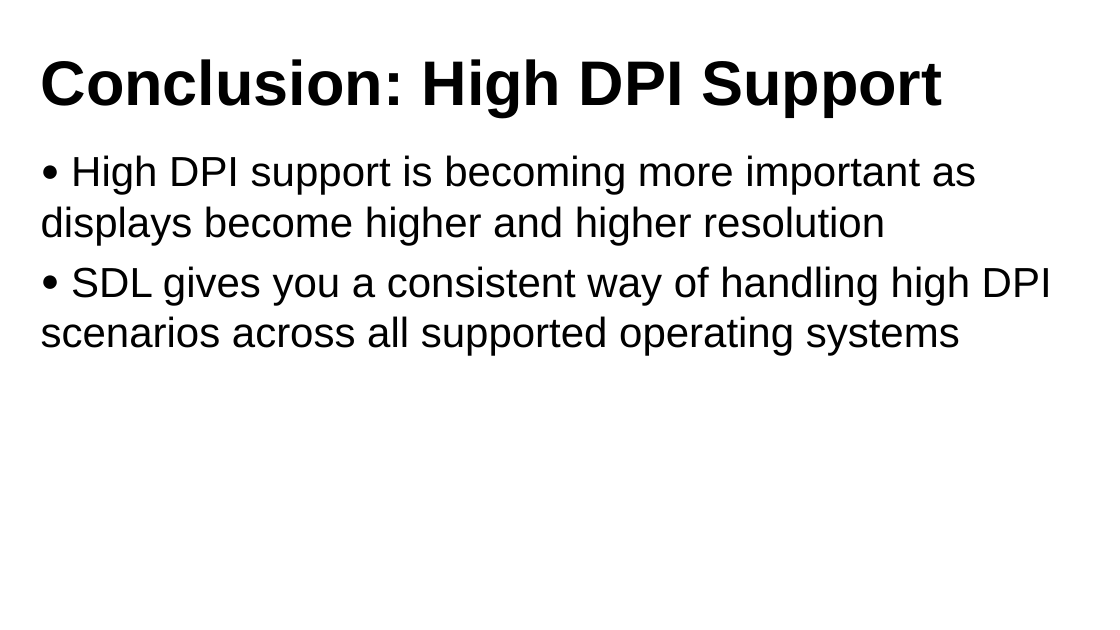
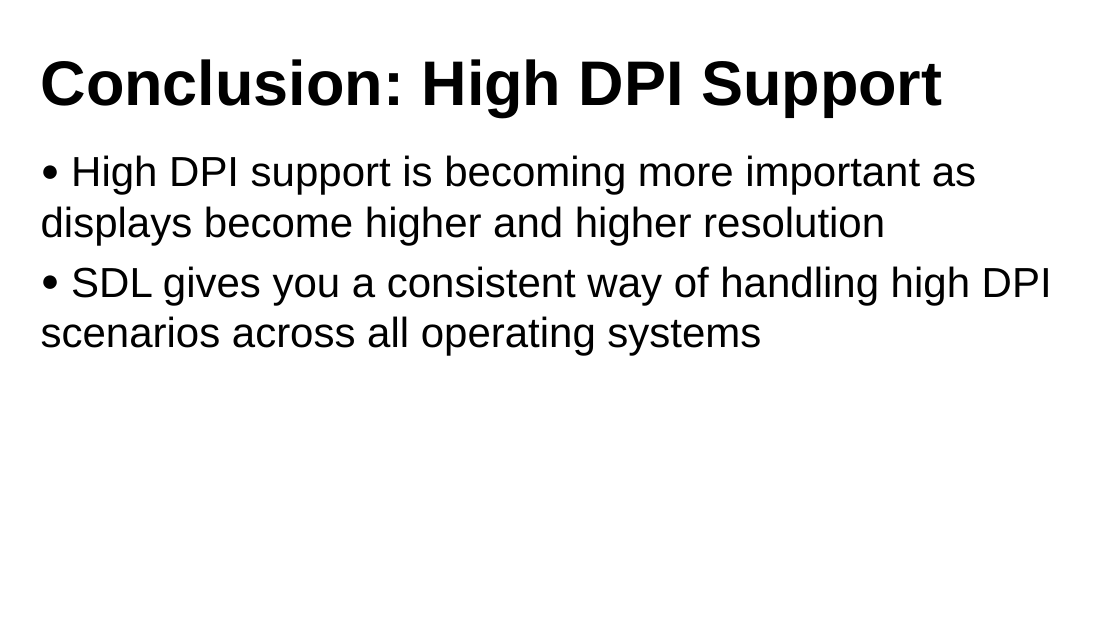
Before and after one commit to libsdl-org/sdlweb, a slide deck: slide 33 of gdc2023/GDC23_Presentation_SDL.pptx. Drawn at 1120x630 pixels with LibreOffice and Linux fonts; fonts in the diff are those of the drawing; background and template pictures are left out. Boxes give left, top, right and bottom in pixels: in the first picture for what was removed or moved away, otherwise in the second. Text is boxed around its words. In the diff, an @@ line names an element or a change of style, - is before the commit and + after.

```diff
--- a/gdc2023/GDC23_Presentation_SDL.pptx
+++ b/gdc2023/GDC23_Presentation_SDL.pptx
@@ text at <box>41,266,1052,356</box>: text changed @@
-● SDL gives you a consistent way of handling high DPI scenarios across all supported operating systems
+● SDL gives you a consistent way of handling high DPI scenarios across all operating systems
```
Also in this commit, not shown: 1 other slide changed.
